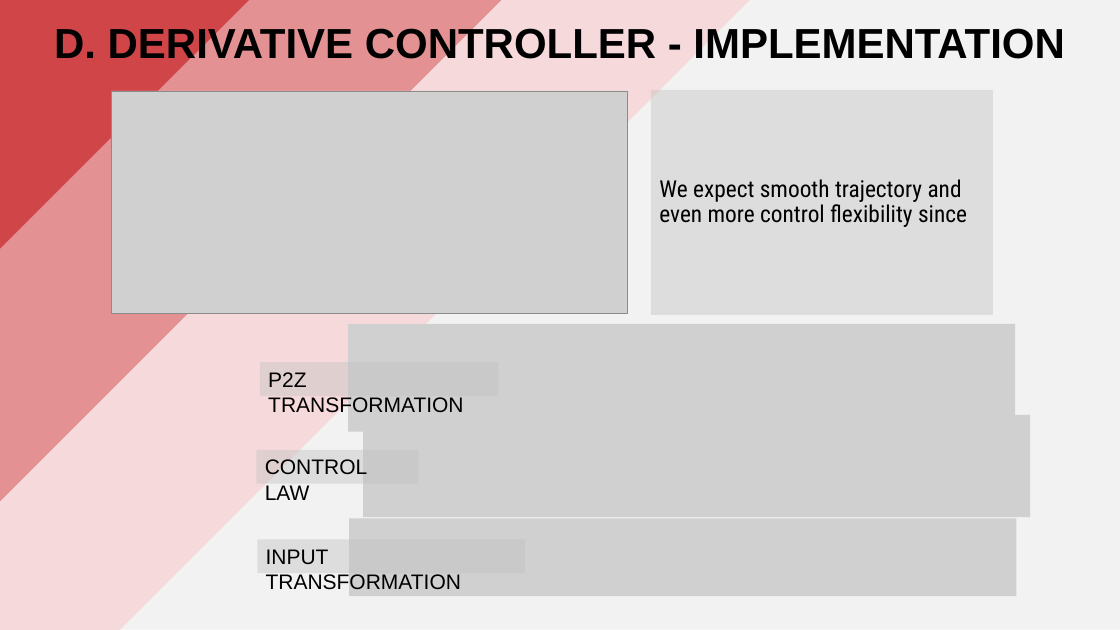
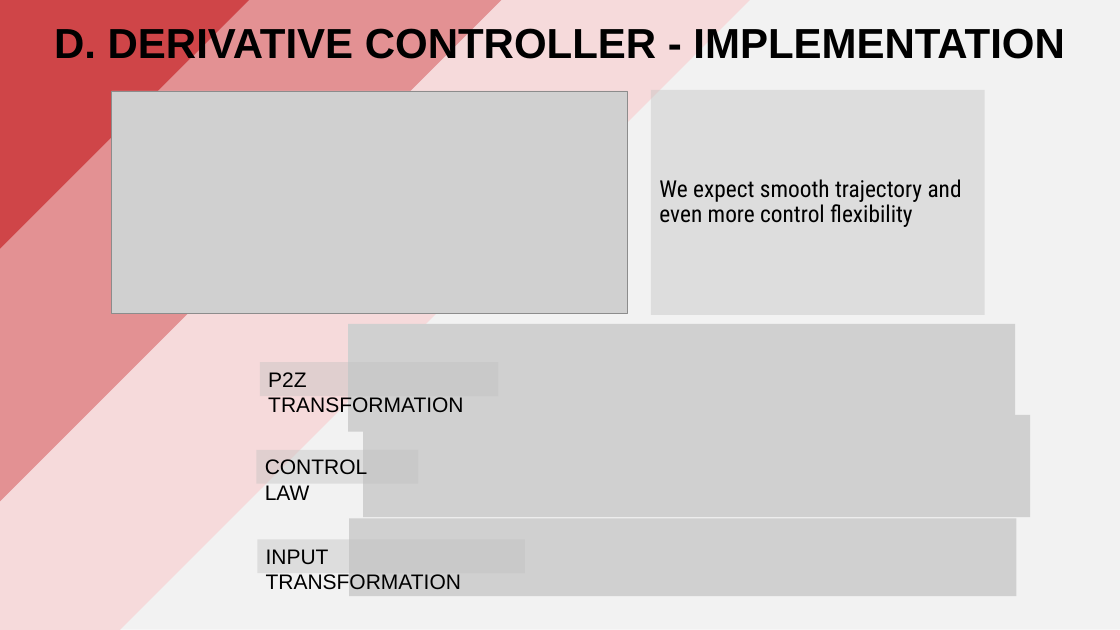
Before and after one commit to PippoGot/R-C2, a slide deck: slide 25 of documentation/presentation.pptx. Drawn at 1120x630 pixels with LibreOffice and Linux fonts; fonts in the diff are those of the drawing; grey boxes stand for pictures. Boxes give left, top, right and bottom in pixels: in the first picture for what was removed or moved away, otherwise in the second. Text is boxed around its words. In the diff, an @@ line names an element or a change of style, - is before the commit and + after.

```diff
--- a/documentation/presentation.pptx
+++ b/documentation/presentation.pptx
@@ rectangle "We expect smooth trajectory and ...": place and size @@
-rectangle "We expect smooth trajectory and ..." at (651,90,993,315)
+rectangle "We expect smooth trajectory and ..." at (651,90,985,315)
@@ text in rectangle at (659,179,962,227): text changed @@
-We expect smooth trajectory and even more control flexibility since
+We expect smooth trajectory and even more control flexibility
```
Also in this commit, not shown: 6 other slides changed.
